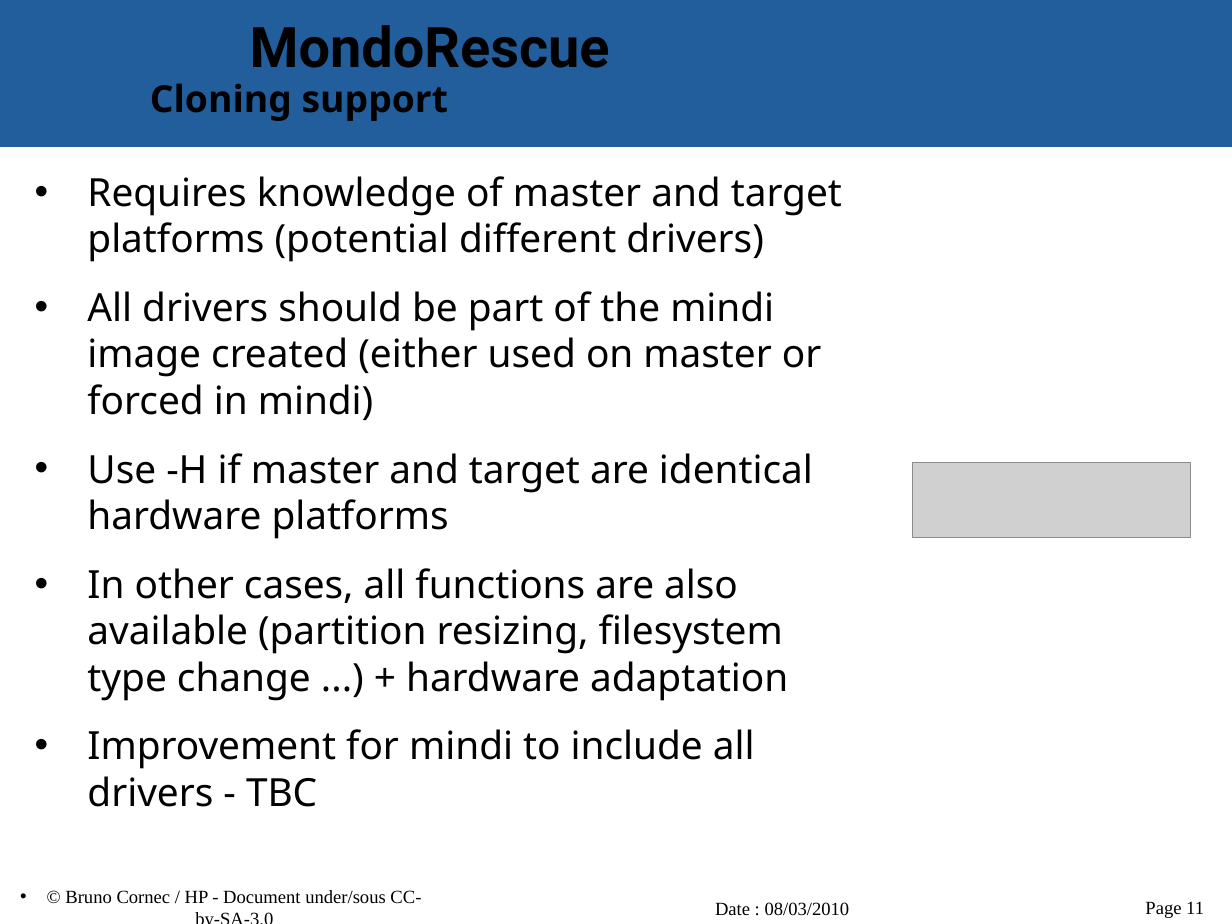
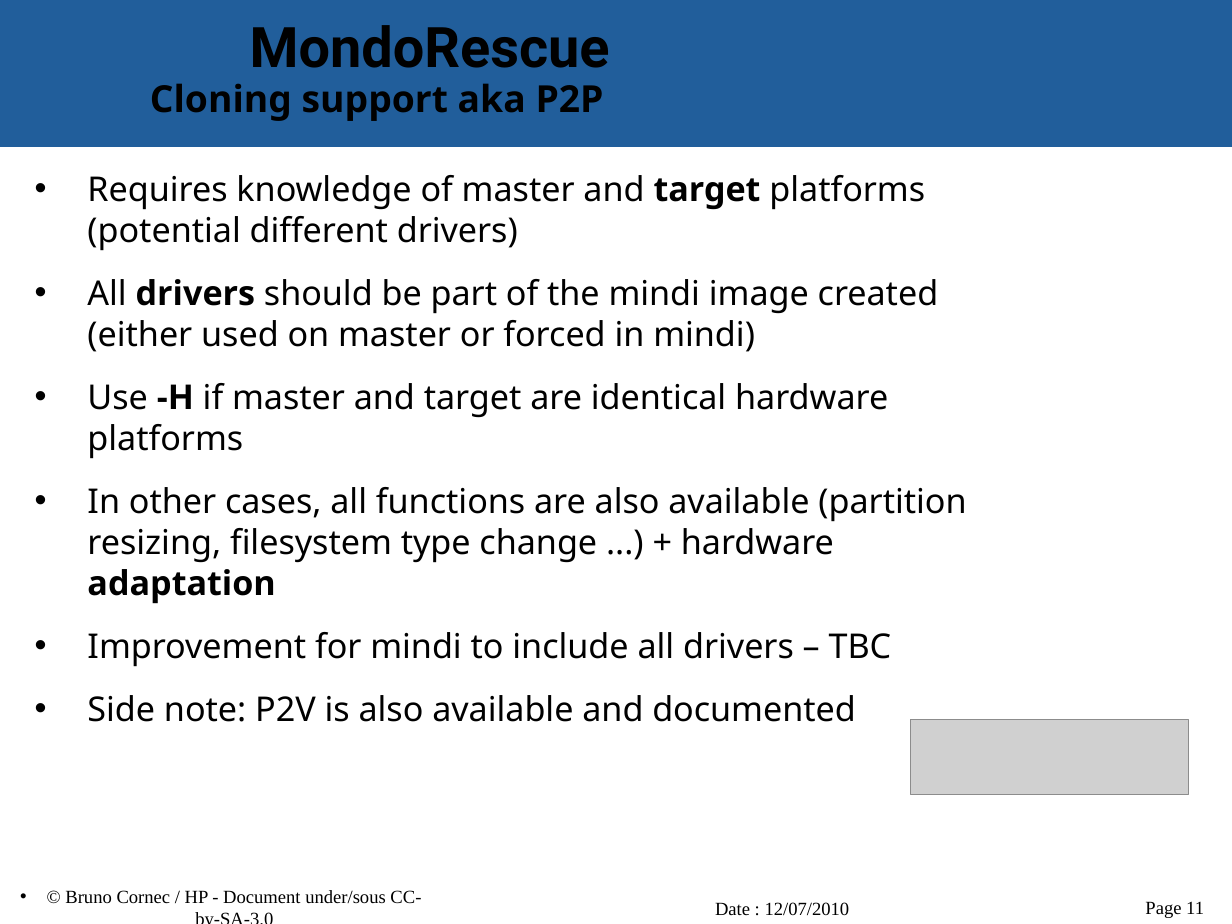
Before and after one commit to vir/mondo-rescue, a slide deck: slide 11 of mondo-doc/mondo-presentation.odp. Drawn at 1232x924 pixels with LibreOffice and Linux fonts; fonts in the diff are those of the drawing; grey boxes stand for pictures; background and template pictures are left out. Boxes give left, top, right and bottom in pixels: in the first picture for what was removed or moved away, otherwise in the second. Text is boxed around its words. In the diff, an @@ line names an element or a change of style, - is before the commit and + after.

```diff
--- a/mondo-doc/mondo-presentation.odp
+++ b/mondo-doc/mondo-presentation.odp
@@ title at (150,83,604,121): text changed @@
-Cloning support
+Cloning support aka P2P
@@ text at (87,175,966,604): size 25 to 22 pt in "Requires knowledge of master and target platforms ...", "All drivers should be part of the ...", "Use -H if master and target are ...", "In other cases, all functions are also ..."; bold on in "target", "drivers", "-H", "adaptation" @@
@@ text at (87,632,892,722): text changed; size 25 to 22 pt @@
-• Improvement for mindi to include all drivers - TBC
+• Improvement for mindi to include all drivers – TBC
+• Side note: P2V is also available and documented
@@ picture: place and size @@
-picture at (912,463,1191,538)
+picture at (911,720,1190,795)
@@ text at (715,902,850,916): text changed @@
-Date : 08/03/2010
+Date : 12/07/2010
```
Also in this commit, not shown: 24 other slides changed.
